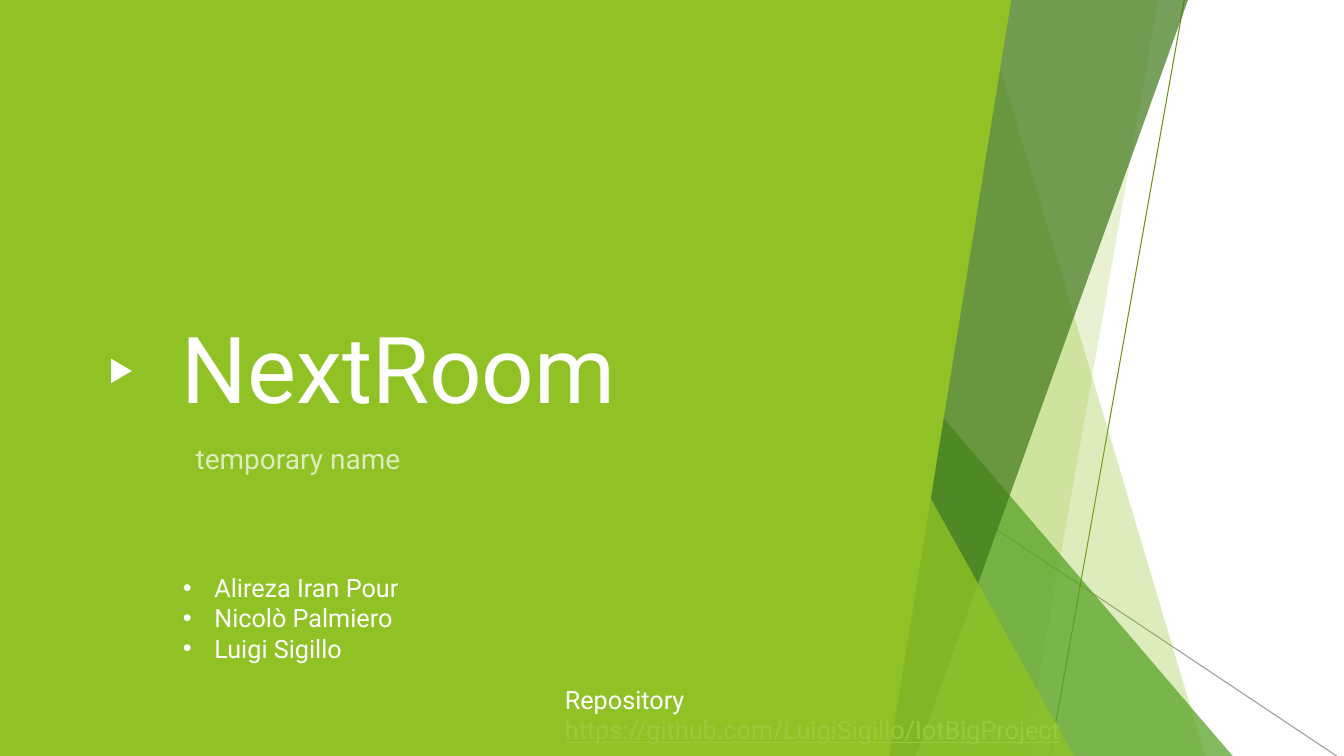
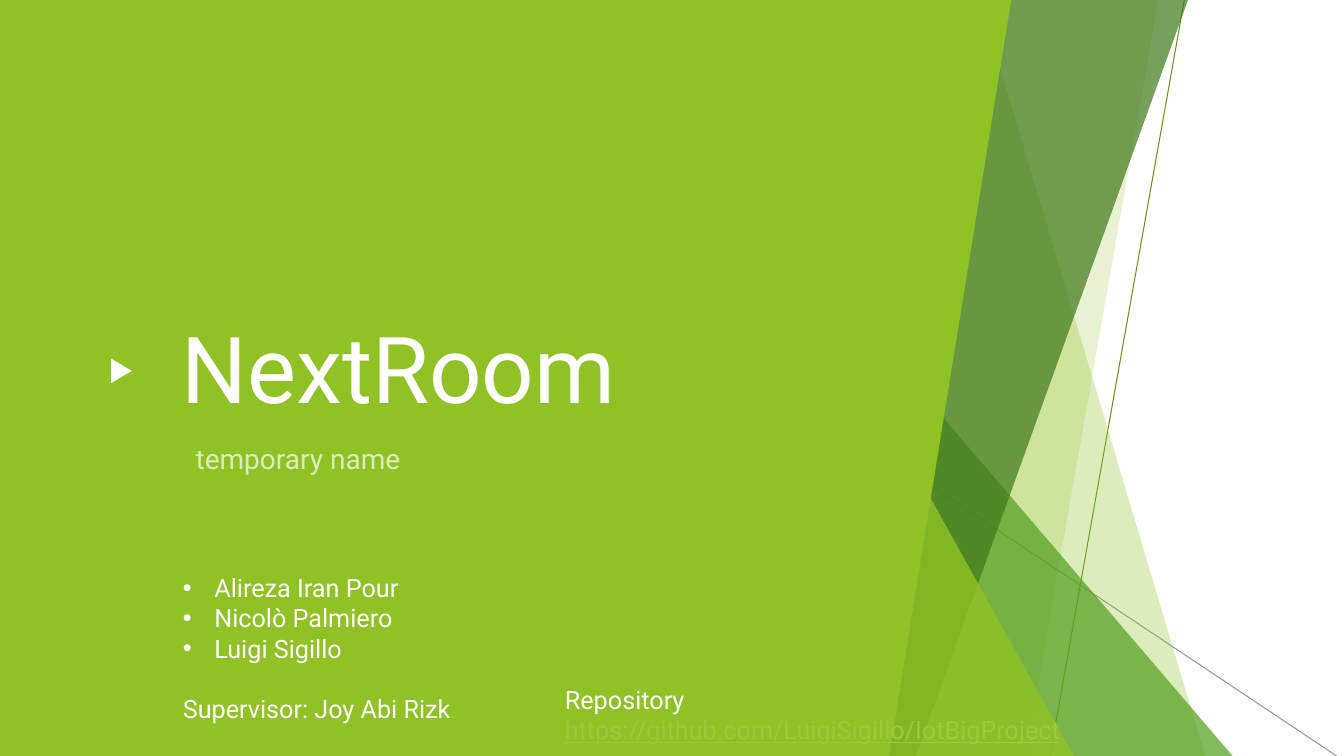
Before and after one commit to LuigiSigillo/NextRoom, a slide deck: slide 1 of Presentations/First presentation.pptx. Drawn at 1344x756 pixels with LibreOffice and Linux fonts; fonts in the diff are those of the drawing. Boxes give left, top, right and bottom in pixels: in the first picture for what was removed or moved away, otherwise in the second. Text is boxed around its words. In the diff, an @@ line names an element or a change of style, - is before the commit and + after.

Commit message:
update presentation

```diff
--- a/Presentations/First presentation.pptx
+++ b/Presentations/First presentation.pptx
@@ text at (183, 699, 451, 724): paragraph added @@
+Supervisor: Joy Abi Rizk
```
Also in this commit, not shown: 1 other file.
